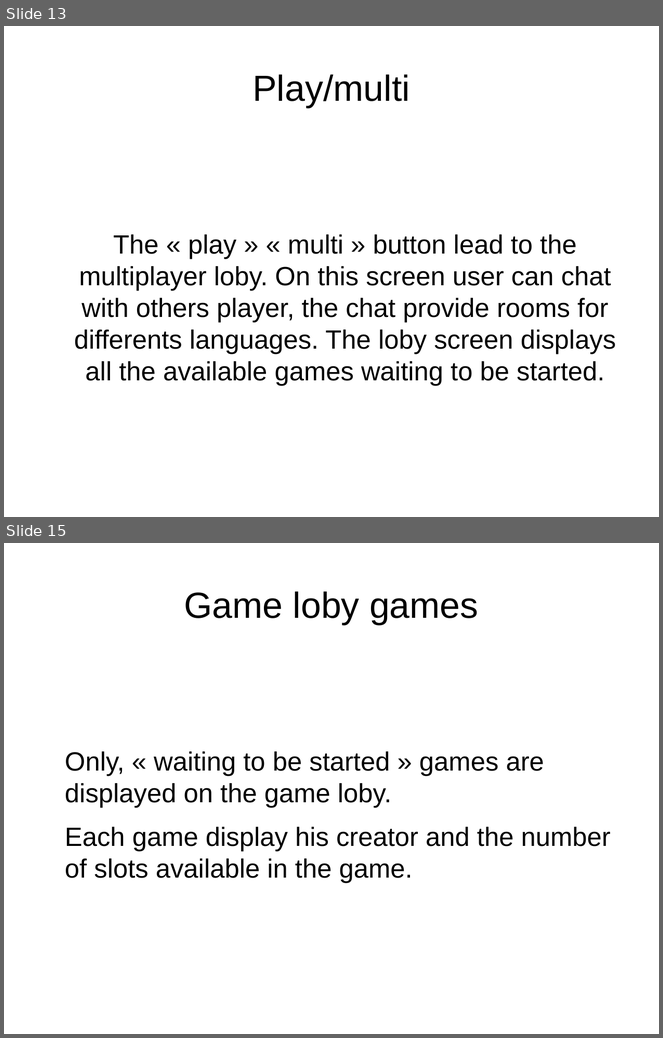
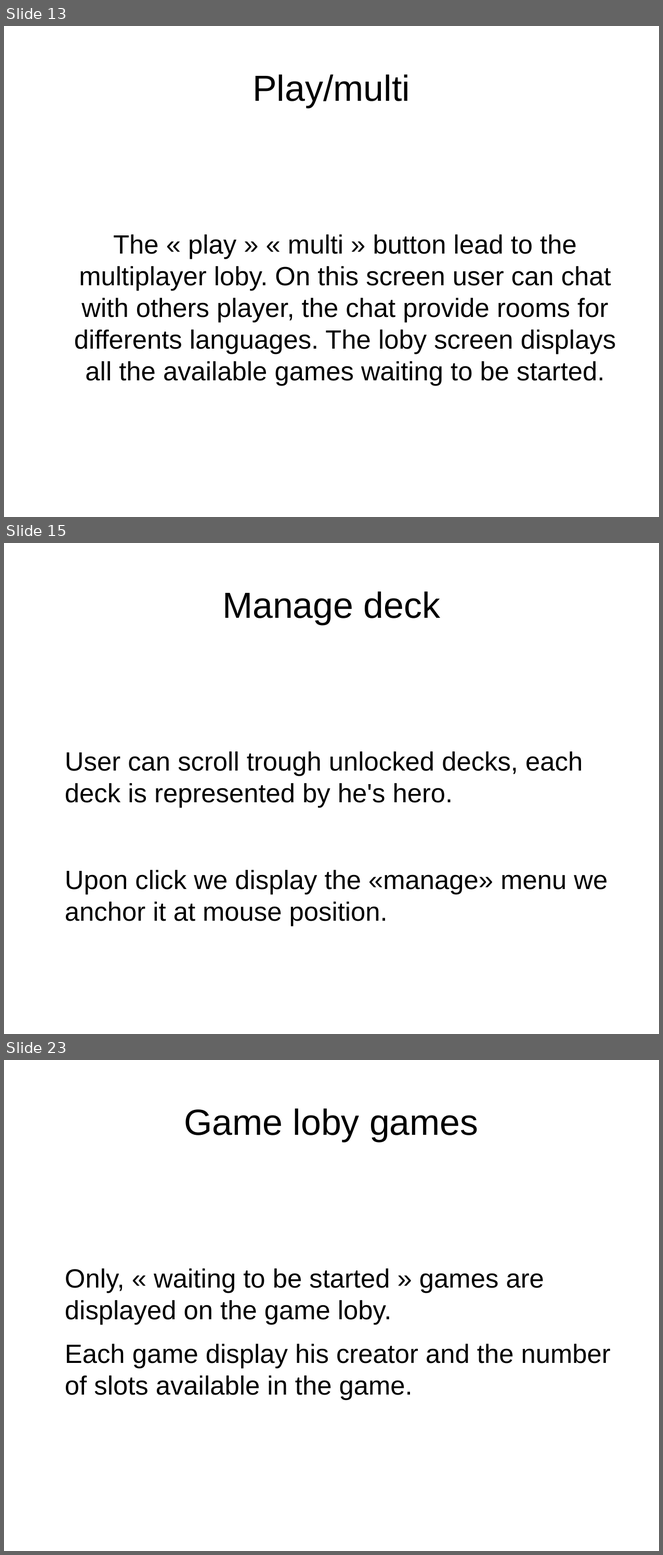
Before and after one commit to idolord/CryptDuel, a slide deck: documentation/interface.menu CDC.odp. Shown one above the other, each under a label of ours: slides 13 and 15 before the commit, slides 13, 15 and 23 after it; the slides between them are not shown. The pictures are 663x1038 and 663x1555 pixels, drawn with LibreOffice and Linux fonts; fonts in the diff are those of the drawing. Boxes give left, top, right and bottom in pixels: in the first picture for what was removed or moved away, otherwise in the second. Text is boxed around its words. In the diff, an @@ line names an element or a change of style, - is before the commit and + after.

```diff
--- a/documentation/interface.menu CDC.odp
+++ b/documentation/interface.menu CDC.odp
@@ slide 15 added at (4,543,659,1034), background #FFFFFF @@
@@ title added at (222,591,440,625), 44 pt, text #000000 @@
+Manage deck
@@ text added at (65,752,608,927), 32 pt, text #000000 @@
+User can scroll trough unlocked decks, each deck is represented by he's hero.
+Upon click we display the «manage» menu we anchor it at mouse position.
@@ what was slide 15 is now slide 23 @@
```
Also in this commit, not shown: 2 slides changed, 8 other slides added.
